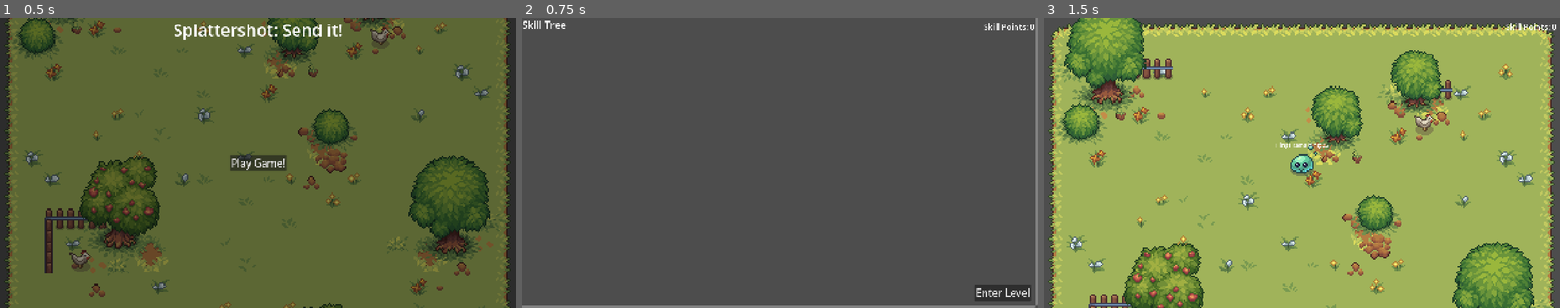
Above: before the commit, frames 1-3 (left to right).
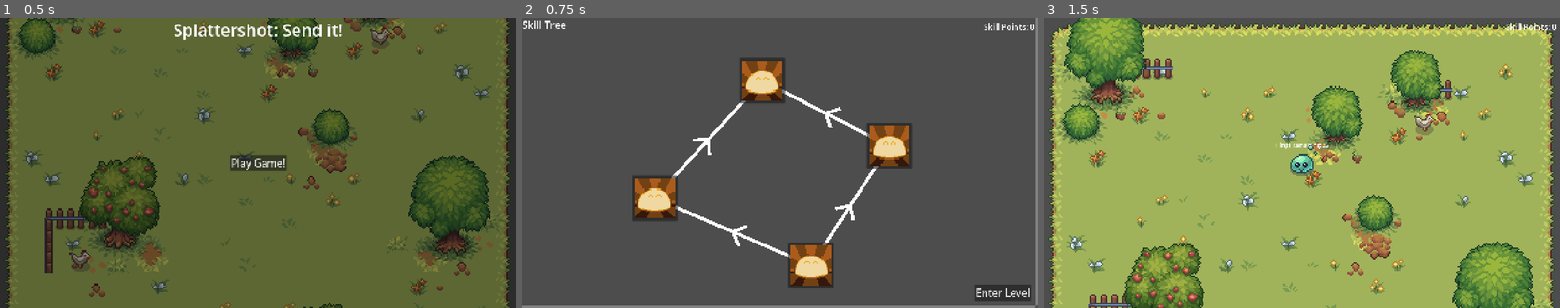
Above: after the commit, the same moments.

Repository: Auseawesome/HavenBounceBack
Game: Godot game, scene res://main.tscn
The game is run twice, just before and just after one commit, with the same random seed, the same clock (stepped at 60 frames per second) and the same inputs.
Inputs:
- Up to frame 1 (0.5 s): no input
- Up to frame 2 (0.75 s): click "Play Game!" at 0.5 s
- Up to frame 3 (1.5 s): click "Enter Level" at 1.25 s

Frame 1 is identical in both runs. In frame 2, 6.5% of the frame differs, in the area x 21-76%, y 14-94%; in frame 3, nothing differs.

Commit message:
Test skill tree arrangement

Diff:
--- a/ui/skill_tree/skill_tree_contents.tscn
+++ b/ui/skill_tree/skill_tree_contents.tscn
@@ -1,6 +1,8 @@
 [gd_scene format=3 uid="uid://cd8al0mb2dja0"]
 
 [ext_resource type="Script" uid="uid://de3vn8bw8afmi" path="res://ui/skill_tree/skill_tree_contents.gd" id="1_38owx"]
+[ext_resource type="Resource" uid="uid://rkrwxw1e8j0x" path="res://skills/all_skills/a_new_slime.tres" id="3_ddacy"]
+[ext_resource type="Script" uid="uid://bk7mkgs6cdmm6" path="res://ui/skill_tree/skill_upgrade.gd" id="3_rst24"]
 
 [node name="SkillTreeContents" type="Control" unique_id=1464612974]
 layout_mode = 3
@@ -10,3 +12,50 @@
 grow_horizontal = 2
 grow_vertical = 2
 script = ExtResource("1_38owx")
+
+[node name="SkillUpgrade4" type="Control" parent="." unique_id=255259197 node_paths=PackedStringArray("dependencies")]
+custom_minimum_size = Vector2(136, 136)
+anchors_preset = 0
+offset_left = 597.0
+offset_top = 69.0
+offset_right = 733.0
+offset_bottom = 205.0
+script = ExtResource("3_rst24")
+skill = ExtResource("3_ddacy")
+dependencies = [NodePath("../SkillUpgrade2"), NodePath("../SkillUpgrade3")]
+metadata/_custom_type_script = "uid://bk7mkgs6cdmm6"
+
+[node name="SkillUpgrade3" type="Control" parent="." unique_id=1379219734 node_paths=PackedStringArray("dependencies")]
+custom_minimum_size = Vector2(136, 136)
+anchors_preset = 0
+offset_left = 976.0
+offset_top = 263.0
+offset_right = 1112.0
+offset_bottom = 399.0
+script = ExtResource("3_rst24")
+skill = ExtResource("3_ddacy")
+dependencies = [NodePath("../SkillUpgrade")]
+metadata/_custom_type_script = "uid://bk7mkgs6cdmm6"
+
+[node name="SkillUpgrade2" type="Control" parent="." unique_id=1610858825 node_paths=PackedStringArray("dependencies")]
+custom_minimum_size = Vector2(136, 136)
+anchors_preset = 0
+offset_left = 277.0
+offset_top = 419.0
+offset_right = 413.0
+offset_bottom = 555.0
+script = ExtResource("3_rst24")
+skill = ExtResource("3_ddacy")
+dependencies = [NodePath("../SkillUpgrade")]
+metadata/_custom_type_script = "uid://bk7mkgs6cdmm6"
+
+[node name="SkillUpgrade" type="Control" parent="." unique_id=1152341308]
+custom_minimum_size = Vector2(136, 136)
+anchors_preset = 0
+offset_left = 743.0
+offset_top = 619.0
+offset_right = 879.0
+offset_bottom = 755.0
+script = ExtResource("3_rst24")
+skill = ExtResource("3_ddacy")
+metadata/_custom_type_script = "uid://bk7mkgs6cdmm6"
